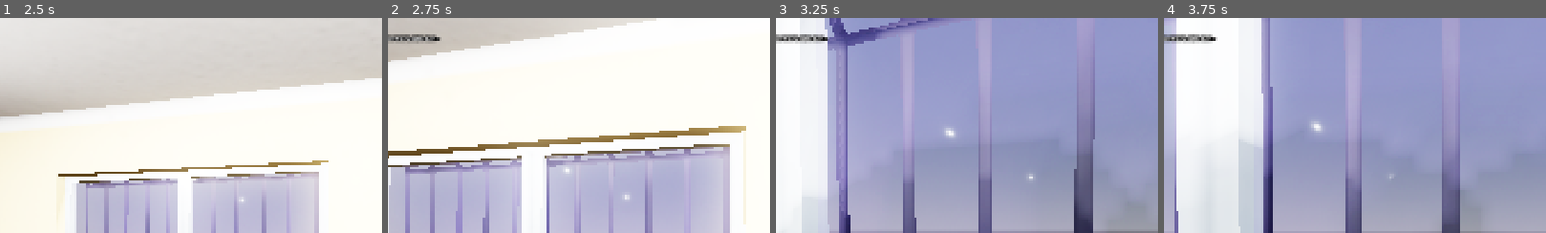
Above: before the commit, frames 1-4 (left to right).
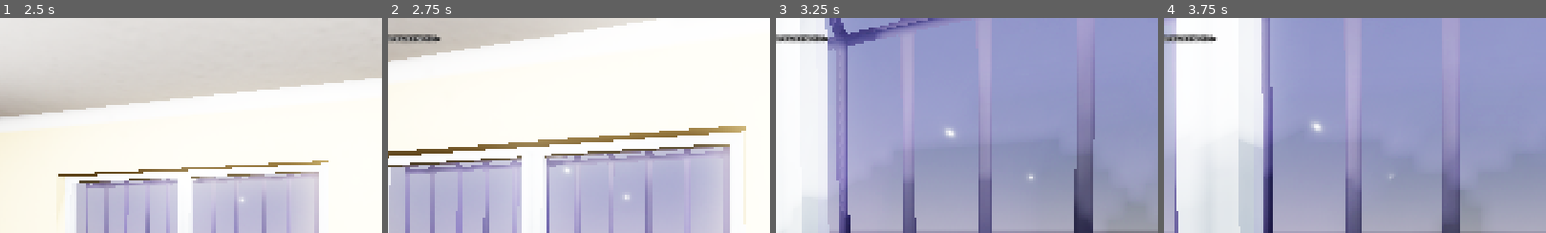
Above: after the commit, the same moments.

Repository: takanazwa5/ProjektMonopolowy
Game: Godot game, scene res://scenes/game/game.tscn
The game is run twice, just before and just after one commit, with the same random seed, the same clock (stepped at 60 frames per second) and the same inputs.
Inputs (mouse positions are % of the whole screen's width and height, from its top left):
- Up to frame 1 (2.5 s): tap Enter at 0.5 s; move the mouse to (55, 50) at 0.52 s; hold Ctrl (crouch) 0.53-1.28 s; hold W (walk_forward) from 0.53 s (still down); click (55, 50) at 0.67 s; move the mouse to (45, 50) at 1.27 s; tap G (drop_item) at 1.35 s; move the mouse to (52, 48) at 2.02 s; hold E (interact) from 2.03 s (still down)
- Up to frame 2 (2.75 s): keep holding W (walk_forward); keep holding E (interact)
- Up to frame 3 (3.25 s): keep holding W (walk_forward); move the mouse to (49, 52) at 2.77 s; release E (interact) at 2.78 s; tap Ctrl (crouch) at 2.85 s; click (49, 52) at 2.92 s
- Up to frame 4 (3.75 s): keep holding W (walk_forward); move the mouse to (57, 51) at 3.52 s; hold G (drop_item) from 3.53 s (still down)
The pictures show only the part of the screen within x 14-64%, y 0-50%; the shares and areas given below are measured in that part.

Frame 1 is identical in both runs. In frame 2, 0.1% of the frame differs, in the area x 2-13%, y 7-11%; in frame 3, 0.1%; in frame 4, 0.1%, in the area x 2-13%, y 7-12%.

Commit message:
Add debug button to spawn Basia NPC
Introduces a spawn_basia() function that instantiates and positions the Basia NPC in the game scene. This function is now accessible via a button in the DebugMenu for testing and debugging purposes.

Diff:
--- a/scenes/game/game.gd
+++ b/scenes/game/game.gd
@@ -14,6 +14,8 @@
 	pause_menu.paused.connect(_on_game_paused)
 	pause_menu.unpaused.connect(_on_game_unpaused)
 
+	DebugMenu.add_button(spawn_basia)
+
 	Input.mouse_mode = Input.MOUSE_MODE_CAPTURED
 
 	print("Game scene ready.")
@@ -22,6 +24,15 @@
 func _process(_delta: float) -> void:
 
 	DebugPanel.add_property(Engine.get_frames_per_second(), "FPS", 1000)
+
+
+func spawn_basia() -> void:
+
+	var basia_scene: PackedScene = load("uid://civlo6dh6d0kf")
+	var basia: NPC = basia_scene.instantiate()
+	add_child(basia)
+	basia.position = Vector3(-1.48, 0.125, 3.42)
+	basia.rotation_degrees = Vector3(0.0, -180.0, 0.0)
 
 
 func _on_item_entered_rig(_node: Node) -> void:
